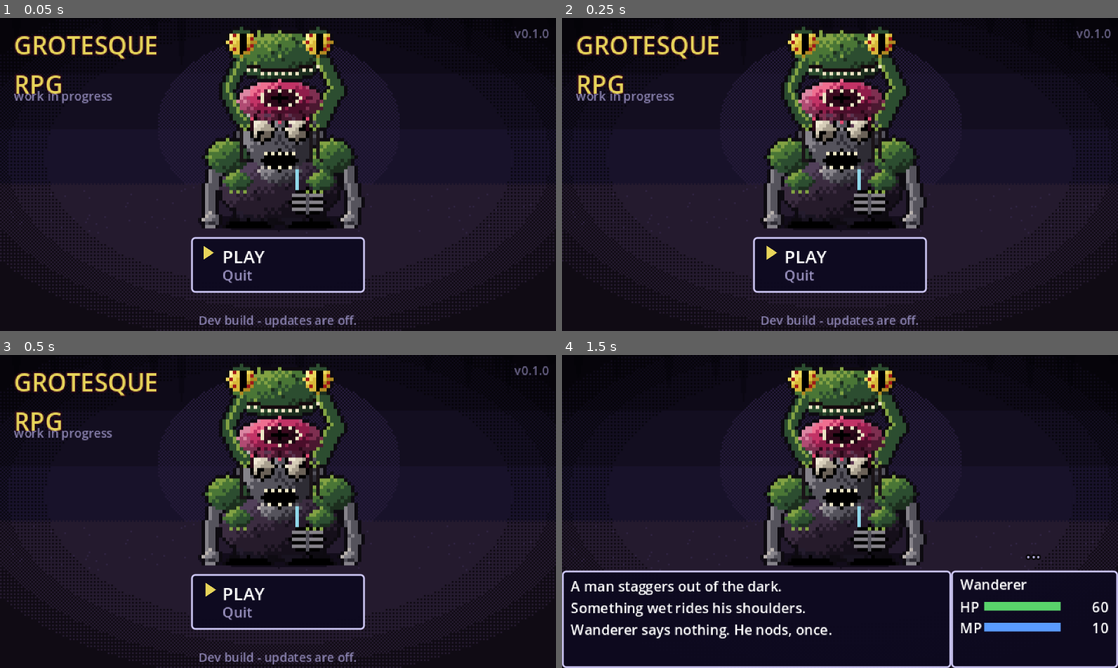
Above: before the commit, frames 1-4 (two rows, left to right).
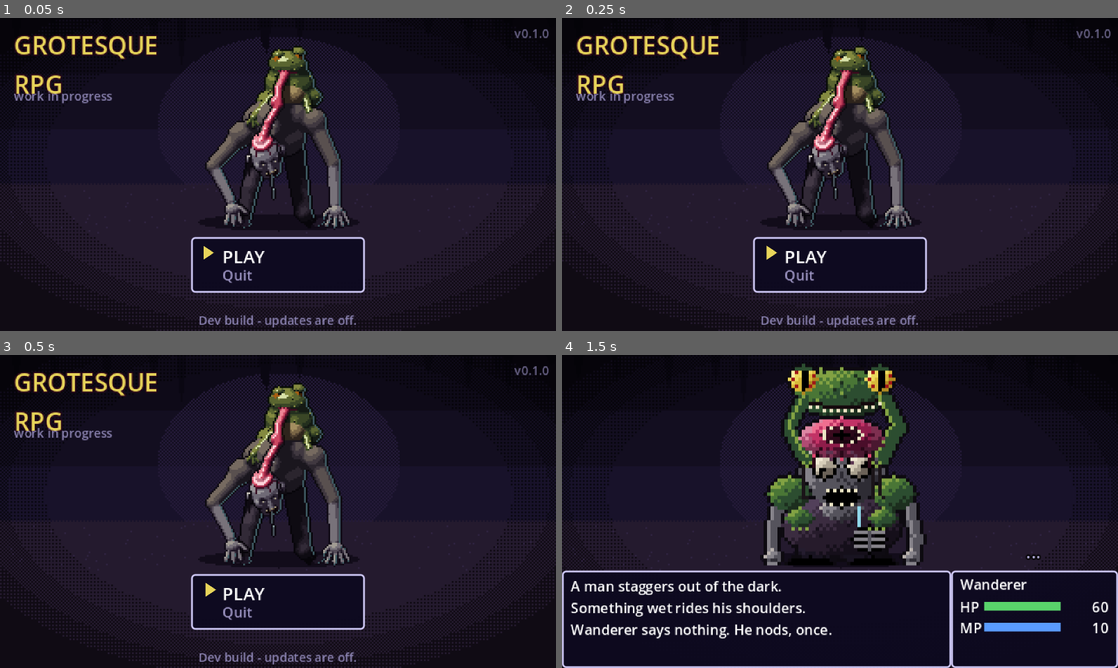
Above: after the commit, the same moments.

Repository: Honeybee5151/grotesque-rpg
Game: Godot game, scene res://boot.tscn
Same seed, same stepped clock (60 frames per second), same inputs: the game is played once before the commit and once after it.
Inputs (mouse positions are in pixels of both pictures, inside the frame that each line leads up to):
- Up to frame 1 (0.05 s): no input
- Up to frame 2 (0.25 s): no input
- Up to frame 3 (0.5 s): no input
- Up to frame 4 (1.5 s): tap Enter at 0.5 s; move the mouse to (962, 495) at 0.52 s; hold Up 0.53-1.25 s; tap Z at 0.6 s; click (962, 495) at 0.67 s; tap Space at 0.77, 1.25 s; drag from (728, 527) to (812, 574) at 1.27 s

The runs differ from the first frame. In frame 1, 11% of the frame differs, in the area x 35-66%, y 2-68%; in frame 2, 11%; in frame 3, 11%; in frame 4, nothing differs.

Commit message:
Title shows the Host's final sprite at 1x
Uses art/monsters/host/normal.png at scale 1, centred at (160, 63) - the same spot as in battle -
instead of the interim code-drawn Host at 2x (CLAUDE.md: never upscale a sprite in-engine).

Co-Authored-By: Claude Opus 5.5 <noreply@anthropic.com>

Diff:
--- a/scripts/title.gd
+++ b/scripts/title.gd
@@ -4,6 +4,7 @@
 
 const Sprites := preload("res://scripts/sprite_factory.gd")
 const Updater := preload("res://scripts/updater.gd")
+const HOST := preload("res://art/monsters/host/normal.png")
 
 var items: Array = []        # {label, id}
 var cursor := 0
@@ -38,12 +39,11 @@
 	bg.centered = false
 	add_child(bg)
 
-	var frog := Sprite2D.new()
-	frog.texture = ImageTexture.create_from_image(Sprites.build_host(false))
-	frog.texture_filter = CanvasItem.TEXTURE_FILTER_NEAREST
-	frog.scale = Vector2(2, 2)
-	frog.position = Vector2(160, 63)
-	add_child(frog)
+	var host := Sprite2D.new()
+	host.texture = HOST
+	host.texture_filter = CanvasItem.TEXTURE_FILTER_NEAREST
+	host.position = Vector2(160, 63)  # 1x, same spot as in battle (bottom-centre at 160, 122)
+	add_child(host)
 
 	var title := _label(Vector2(8, 6), Vector2(100, 40), 14, Color("#e8d55a"))
 	title.text = "GROTESQUE\nRPG"
